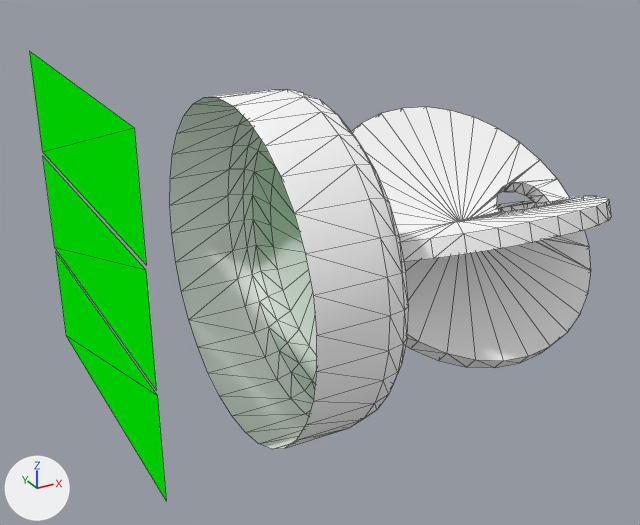
The Blender file Models/Interior/Panel/Switches/magneto-switch/magneto-switch.blend: old version first, new version second.
One viewpoint serves both versions: a camera (50 mm lens) standing at (-0.0152, -0.0433, 0.0178) and looking at (0.0116, 0.0054, -0.0066). Lighting does not change. The marker at lower left points along +X, +Y and +Z. Mesh edges are drawn as thin lines.

Script lines for the objects in view, before the commit:
```python
ob_click_l = bpy.data.objects.new('click-L', me_mesh_013)
ob_click_l.location = (-0.00291, 0.00911, -0.02233)
ob_click_l.scale = (0.7, 0.7, 0.7)
ob_click_r = bpy.data.objects.new('click-R', me_mesh_012)
ob_click_r.location = (-0.00291, 0.00911, -0.02984)
ob_click_r.scale = (0.7, 0.7, 0.7)
ob_click_s = bpy.data.objects.new('click-S', me_mesh_011)
ob_click_s.location = (-0.00291, 0.00911, -0.03734)
ob_click_s.scale = (0.7, 0.7, 0.7)
ob_key = bpy.data.objects.new('key', me_mesh_007)
ob_key.location = (0.01002, 0.00136, -0.00423)
ob_key.rotation_euler = (1.571, 0.0, 0.0)  # degrees (90, 0, 0)
ob_key.scale = (0.7, 0.7, 0.7)
ob_start = bpy.data.objects.new('start', me_mesh_014)
ob_start.location = (0.01002, 0.00136, -0.00423)
ob_start.rotation_euler = (1.571, 0.0, 0.0)  # degrees (90, 0, 0)
ob_start.scale = (0.7, 0.7, 0.7)
# also in view: 'magsw' at (0.0066, 0.0013, -0.0042)
```
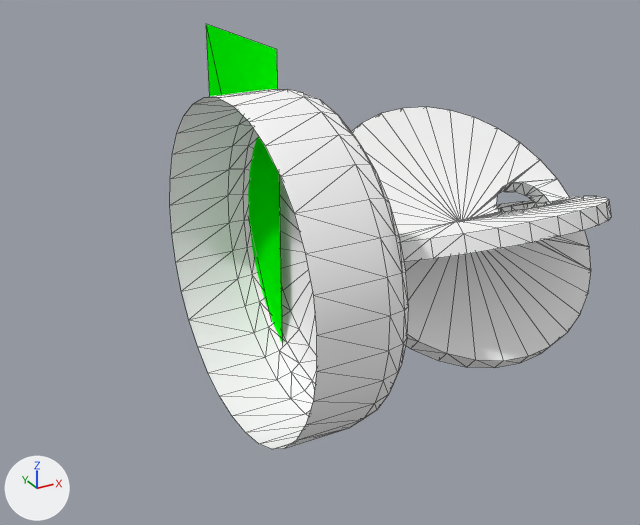
Where the newer file only moved an object's origin or applied its transform, the numbers keep the older frame.

Changed parts and their boxes [x1, y1, x2, y2] in the pictures (640 x 525 px):
'click-S', reshaped: before [55, 252, 166, 500]; after [206, 24, 282, 342]
'click-L', deleted (green): before [29, 51, 146, 265]
'click-R', deleted (green): before [43, 157, 157, 390]

Diff of the bpy script that builds the scene:
```diff
--- a/Models/Interior/Panel/Switches/magneto-switch/magneto-switch.blend.py
+++ b/Models/Interior/Panel/Switches/magneto-switch/magneto-switch.blend.py
@@ me_mesh_011 @@
 me_mesh_011.from_pydata(...)  # 4 vertices, 2 faces; spans x 0.0, y -0.0165..0.0165, z 0.0309..0.0412
 # used by ob_click_s; location = (-0.00291, 0.00911, -0.03734); scale = (0.7, 0.7, 0.7)
-me_mesh_011.vertices[0].co = (0.0, 0.0165, 0.0412)  # pixel (55, 251)
-me_mesh_011.vertices[1].co = (0.0, 0.0165, 0.0309)  # pixel (65, 335)
-me_mesh_011.vertices[2].co = (0.0, -0.0165, 0.0412)  # pixel (157, 395)
-me_mesh_011.vertices[3].co = (0.0, -0.0165, 0.0309)  # pixel (166, 501)
+# me_mesh_011 part 1
+me_mesh_011.vertices[0].co = (0.0171, -0.004, 0.0646)  # pixel (276, 49)
+me_mesh_011.vertices[1].co = (0.0171, 0.0124, 0.0646)  # pixel (205, 23)
+me_mesh_011.vertices[2].co = (0.0171, -0.004, 0.0316)
+me_mesh_011.vertices[3].co = (0.0171, 0.0124, 0.0316)
 me_mesh_011.materials.append(mat_ac3dmat6_001)
@@ ob_click_r @@
-ob_click_r = bpy.data.objects.new('click-R', me_mesh_012)
-ob_click_r.location = (-0.00291, 0.00911, -0.02984)
-ob_click_r.scale = (0.7, 0.7, 0.7)
-ob_click_r.show_transparent = True
@@ ob_click_l @@
-ob_click_l = bpy.data.objects.new('click-L', me_mesh_013)
-ob_click_l.location = (-0.00291, 0.00911, -0.02233)
-ob_click_l.scale = (0.7, 0.7, 0.7)
-ob_click_l.show_transparent = True
@@ ob_start @@
 ob_start.scale = (0.7, 0.7, 0.7)
+ob_start.show_transparent = True
```
